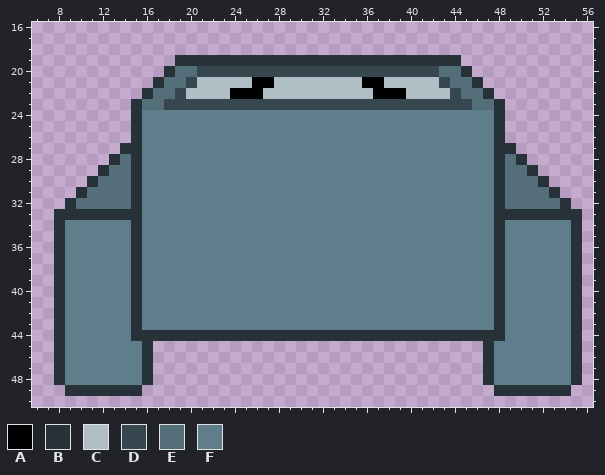
Pixel-art sprite: Sprites/player.png. Above: the version before the commit.
The file is 64x64 pixels. Shown: x 6..56, y 16..50.
Palette (. is transparent): A #000000  B #263238  C #b0bec5  D #37474f  E #546e7a  F #607d8b
Pixels before, first column x 8:
19 ...........BBBBBBBBBBBBBBBBBBBBBBBBBB...........
20 ..........BEEDDDDDDDDDDDDDDDDDDDDDDEEB..........
21 .........BEEDCCCCCAACCCCCCCCAACCCCCDEEB.........
22 ........BEEDCCCCAAACCCCCCCCCCAAACCCCDEEB........
23 .......BEEDDDDDDDDDDDDDDDDDDDDDDDDDDDDEEB.......
24 .......BFFFFFFFFFFFFFFFFFFFFFFFFFFFFFFFFB.......
25 .......BFFFFFFFFFFFFFFFFFFFFFFFFFFFFFFFFB.......
26 .......BFFFFFFFFFFFFFFFFFFFFFFFFFFFFFFFFB.......
27 ......BBFFFFFFFFFFFFFFFFFFFFFFFFFFFFFFFFBB......
28 .....BEBFFFFFFFFFFFFFFFFFFFFFFFFFFFFFFFFBEB.....
29 ....BEEBFFFFFFFFFFFFFFFFFFFFFFFFFFFFFFFFBEEB....
30 ...BEEEBFFFFFFFFFFFFFFFFFFFFFFFFFFFFFFFFBEEEB...
31 ..BEEEEBFFFFFFFFFFFFFFFFFFFFFFFFFFFFFFFFBEEEEB..
32 .BEEEEEBFFFFFFFFFFFFFFFFFFFFFFFFFFFFFFFFBEEEEEB.
33 BBBBBBBBFFFFFFFFFFFFFFFFFFFFFFFFFFFFFFFFBBBBBBBB
34 BFFFFFFBFFFFFFFFFFFFFFFFFFFFFFFFFFFFFFFFBFFFFFFB
35 BFFFFFFBFFFFFFFFFFFFFFFFFFFFFFFFFFFFFFFFBFFFFFFB
36 BFFFFFFBFFFFFFFFFFFFFFFFFFFFFFFFFFFFFFFFBFFFFFFB
37 BFFFFFFBFFFFFFFFFFFFFFFFFFFFFFFFFFFFFFFFBFFFFFFB
38 BFFFFFFBFFFFFFFFFFFFFFFFFFFFFFFFFFFFFFFFBFFFFFFB
39 BFFFFFFBFFFFFFFFFFFFFFFFFFFFFFFFFFFFFFFFBFFFFFFB
40 BFFFFFFBFFFFFFFFFFFFFFFFFFFFFFFFFFFFFFFFBFFFFFFB
41 BFFFFFFBFFFFFFFFFFFFFFFFFFFFFFFFFFFFFFFFBFFFFFFB
42 BFFFFFFBFFFFFFFFFFFFFFFFFFFFFFFFFFFFFFFFBFFFFFFB
43 BFFFFFFBFFFFFFFFFFFFFFFFFFFFFFFFFFFFFFFFBFFFFFFB
44 BFFFFFFBBBBBBBBBBBBBBBBBBBBBBBBBBBBBBBBBBFFFFFFB
45 BFFFFFFFB..............................BFFFFFFFB
46 BFFFFFFFB..............................BFFFFFFFB
47 BFFFFFFFB..............................BFFFFFFFB
48 BFFFFFFFB..............................BFFFFFFFB
49 .BBBBBBB................................BBBBBBB.
Once edited:
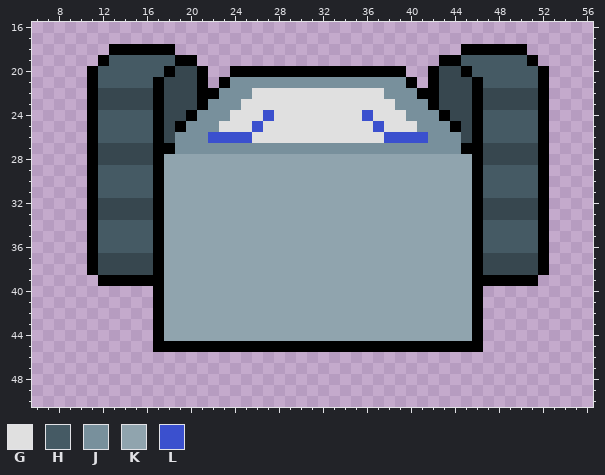
Colours new in this view: G #e0e0e0  H #455a64  J #78909c  K #90a4ae  L #3b50ce
Changes in this commit:
Changed rows in their new state; - is an unchanged pixel.
first column x 8:
18 -----AAAAAA--------------------------AAAAAA-----
19 ----AHHHHHHAA......................AAHHHHHHA----
20 ---AHHHHHHADDA..AAAAAAAAAAAAAAAA..ADDAHHHHHHA---
21 ---AHHHHHADD-A.AJJJJJJJJJJJJJJJJA.A-DDAHHHHHA---
22 ---ADDDDDAD-DAAJJJGGGGGGGGGGGGJJJAAD-DADDDDDA---
23 ---ADDDDDA---AJJJGGGGGGGGGGGGGGJJJA---ADDDDDA---
24 ---AHHHHHADDAJJJGGGLGGGGGGGGLGGGJJJADDAHHHHHA---
25 ---AHHHHHADAJJJGGGLGGGGGGGGGGLGGGJJJADAHHHHHA---
26 ---AHHHHHADJJJLLLLGGGGGGGGGGGGLLLLJJJDAHHHHHA---
27 ---ADDDDDAAJJJJJJJJJJJJJJJJJJJJJJJJJJAADDDDDA---
28 ---ADDDDDAKKKKKKKKKKKKKKKKKKKKKKKKKKKKADDDDDA---
29 ---AHHHHHAKKKKKKKKKKKKKKKKKKKKKKKKKKKKAHHHHHA---
30 ---AHHHHHAKKKKKKKKKKKKKKKKKKKKKKKKKKKKAHHHHHA---
31 --.AHHHHHAKKKKKKKKKKKKKKKKKKKKKKKKKKKKAHHHHHA.--
32 -..ADDDDDAKKKKKKKKKKKKKKKKKKKKKKKKKKKKADDDDDA..-
33 ...ADDDDDAKKKKKKKKKKKKKKKKKKKKKKKKKKKKADDDDDA...
34 ...AHHHHHAKKKKKKKKKKKKKKKKKKKKKKKKKKKKAHHHHHA...
35 ...AHHHHHAKKKKKKKKKKKKKKKKKKKKKKKKKKKKAHHHHHA...
36 ...AHHHHHAKKKKKKKKKKKKKKKKKKKKKKKKKKKKAHHHHHA...
37 ...ADDDDDAKKKKKKKKKKKKKKKKKKKKKKKKKKKKADDDDDA...
38 ...ADDDDDAKKKKKKKKKKKKKKKKKKKKKKKKKKKKADDDDDA...
39 ....AAAAAAKKKKKKKKKKKKKKKKKKKKKKKKKKKKAAAAAA....
40 .........AKKKKKKKKKKKKKKKKKKKKKKKKKKKKA.........
41 .........AKKKKKKKKKKKKKKKKKKKKKKKKKKKKA.........
42 .........AKKKKKKKKKKKKKKKKKKKKKKKKKKKKA.........
43 .........AKKKKKKKKKKKKKKKKKKKKKKKKKKKKA.........
44 .........AKKKKKKKKKKKKKKKKKKKKKKKKKKKKA.........
45 .........AAAAAAAAAAAAAAAAAAAAAAAAAAAAAA.........
46 .........------------------------------.........
47 .........------------------------------.........
48 .........------------------------------.........
49 -.......--------------------------------.......-
Pixel boxes of the changes (left, top, right, bottom) in both pictures:
changed: (54, 44, 582, 396)
